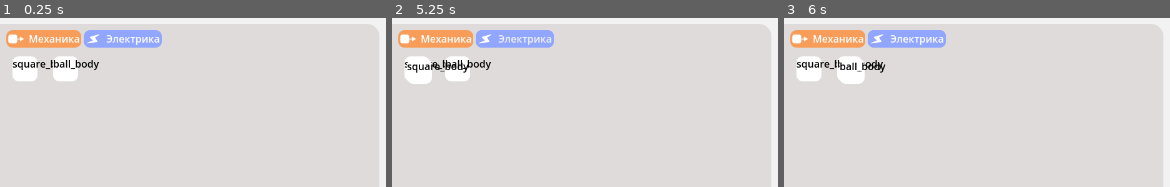
Above: before the commit, frames 1-3 (left to right).
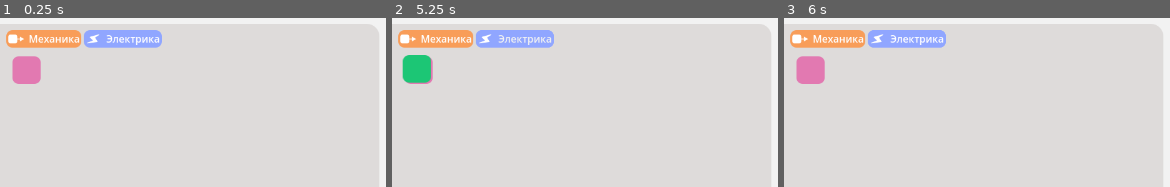
Above: after the commit, the same moments.

Repository: BendySonic/lampotory
Game: Godot game, scene res://resources/scenes/workspace/workspace.tscn
Two runs of this game, one before a commit and one after it. Both use one fixed random seed, a clock stepped at 60 frames per second and the inputs below. Before the commit the project starts from res://resources/scenes/workspace.tscn.
Inputs (mouse positions are in pixels of both pictures, inside the frame that each line leads up to):
- Up to frame 1 (0.25 s): no input
- Up to frame 2 (5.25 s): click "Механика" at 0.5 s; click "Электрика" at 1.25 s; click "Механика" at 2 s; click "Электрика" at 2.75 s; click "Механика" at 3.5 s; click "Электрика" at 4.25 s; tap Enter at 5 s; move the mouse to (415, 68) at 5.02 s; click (415, 68) at 5.17 s
- Up to frame 3 (6 s): tap Space at 5.75 s; move the mouse to (849, 68) at 5.77 s; click (849, 68) at 5.92 s

The runs differ from the first frame. In frame 1, 2.2% of the frame differs, in the area x 3-26%, y 22-40%; in frame 2, 2.4%; in frame 3, 2.5%, in the area x 3-27%, y 22-40%.

Commit message:
020823.load system update, better data, ready "drag and drop"

Diff:
--- a/project.godot
+++ b/project.godot
@@ -12,7 +12,7 @@
 
 config/name="Lampotory"
 config/tags=PackedStringArray("активный_проект", "программа")
-run/main_scene="res://resources/scenes/workspace.tscn"
+run/main_scene="res://resources/scenes/workspace/workspace.tscn"
 config/features=PackedStringArray("4.1", "GL Compatibility")
 config/icon="res://icon/icon.svg"
 
--- /dev/null
+++ b/resources/godot_resources/body_resources/square_body.tres
@@ -0,0 +1,10 @@
+[gd_resource type="Resource" script_class="body_resource" load_steps=3 format=3 uid="uid://w13rmkf2j04k"]
+
+[ext_resource type="Script" path="res://resources/scripts/workspace/body_resource.gd" id="1_hgwbk"]
+[ext_resource type="Texture2D" uid="uid://ei0ultrsnkum" path="res://resources/assets/workspace/icons/square_body.png" id="1_yfl50"]
+
+[resource]
+script = ExtResource("1_hgwbk")
+body_name = "square_body"
+body_widget_name = "Квадратное тело"
+body_icon = ExtResource("1_yfl50")
--- /dev/null
+++ b/resources/godot_resources/classes/body_resource.tres
@@ -0,0 +1,3 @@
+[gd_resource type="Resource" format=3 uid="uid://bmaqyxsoj2wf1"]
+
+[resource]
--- a/resources/scenes/bodies/square_body.tscn
+++ b/resources/scenes/bodies/square_body.tscn
@@ -10,11 +10,8 @@
 script = ExtResource("1_wsgl1")
 
 [node name="CollisionShape2D" type="CollisionShape2D" parent="."]
-position = Vector2(16, 16)
 shape = SubResource("RectangleShape2D_k8mij")
 
 [node name="Sprite2D" type="Sprite2D" parent="."]
 modulate = Color(0, 0.862745, 0.419608, 1)
-self_modulate = Color(1, 1, 1, 0.419608)
 texture = ExtResource("2_rhhvs")
-centered = false
--- a/resources/scenes/grid_widget.tscn
+++ /dev/null
@@ -1,42 +0,0 @@
-[gd_scene load_steps=3 format=3 uid="uid://b0b67lj6khtwh"]
-
-[ext_resource type="Script" path="res://resources/scripts/grid_widget.gd" id="1_rurtq"]
-
-[sub_resource type="StyleBoxFlat" id="StyleBoxFlat_mdgyf"]
-bg_color = Color(1, 1, 1, 1)
-corner_radius_top_left = 10
-corner_radius_top_right = 10
-corner_radius_bottom_right = 10
-corner_radius_bottom_left = 10
-
-[node name="GridWidget" type="Control"]
-custom_minimum_size = Vector2(40, 40)
-layout_mode = 3
-anchor_right = 0.031
-anchor_bottom = 0.056
-offset_right = 0.32
-offset_bottom = -0.32
-grow_horizontal = 2
-grow_vertical = 2
-mouse_filter = 1
-script = ExtResource("1_rurtq")
-
-[node name="Panel" type="Panel" parent="."]
-layout_mode = 1
-anchors_preset = -1
-offset_right = 40.0
-offset_bottom = 40.0
-mouse_filter = 1
-theme_override_styles/panel = SubResource("StyleBoxFlat_mdgyf")
-
-[node name="Label" type="Label" parent="."]
-layout_mode = 1
-anchors_preset = -1
-offset_right = 40.0
-offset_bottom = 23.0
-theme_override_colors/font_color = Color(0, 0, 0, 1)
-text = "j"
-
-[connection signal="gui_input" from="." to="." method="_on_gui_input"]
-[connection signal="mouse_entered" from="." to="." method="_on_mouse_entered"]
-[connection signal="mouse_exited" from="." to="." method="_on_mouse_exited"]
--- a/resources/scenes/workspace.tscn
+++ /dev/null
@@ -1,12 +0,0 @@
-[gd_scene load_steps=2 format=3 uid="uid://dv2j8pqgbo8gr"]
-
-[ext_resource type="Script" path="res://resources/scripts/workspace.gd" id="1_p7jqr"]
-
-[node name="Workspace" type="Node2D"]
-script = ExtResource("1_p7jqr")
-
-[node name="LayerUI" type="CanvasLayer" parent="."]
-layer = 2
-
-[node name="LayerChoose" type="CanvasLayer" parent="."]
-layer = 3
--- /dev/null
+++ b/resources/scenes/workspace/grid_widget.tscn
@@ -0,0 +1,24 @@
+[gd_scene load_steps=2 format=3 uid="uid://b0b67lj6khtwh"]
+
+[ext_resource type="Script" path="res://resources/scripts/workspace/grid_widget.gd" id="1_vquhp"]
+
+[node name="GridWidget" type="Control"]
+custom_minimum_size = Vector2(40, 40)
+layout_mode = 3
+anchor_right = 0.031
+anchor_bottom = 0.056
+offset_right = 0.32
+offset_bottom = -0.32
+grow_horizontal = 2
+grow_vertical = 2
+mouse_filter = 1
+script = ExtResource("1_vquhp")
+
+[node name="TextureRect" type="TextureRect" parent="."]
+modulate = Color(0.886275, 0.47451, 0.694118, 1)
+layout_mode = 0
+offset_right = 40.0
+offset_bottom = 40.0
+
+[connection signal="mouse_entered" from="." to="." method="_on_mouse_entered"]
+[connection signal="mouse_exited" from="." to="." method="_on_mouse_exited"]
--- a/resources/scenes/workspace_ui.tscn
+++ b/resources/scenes/workspace/ui.tscn
@@ -1,10 +1,10 @@
 [gd_scene load_steps=9 format=3 uid="uid://mwmuckip5lrn"]
 
-[ext_resource type="Script" path="res://resources/scripts/panel.gd" id="1_onun1"]
-[ext_resource type="StyleBox" uid="uid://x4vnr54ruy2t" path="res://resources/assets/godotStyles/tabButton.tres" id="2_3llkd"]
-[ext_resource type="Texture2D" uid="uid://dx67m1b8w6nte" path="res://resources/assets/iconMechanic.png" id="3_oxlco"]
-[ext_resource type="StyleBox" uid="uid://q587pv6rixdi" path="res://resources/assets/iconElectro.tres" id="4_xac67"]
-[ext_resource type="Texture2D" uid="uid://copq4rd5dvub3" path="res://resources/assets/iconElectro.png" id="5_i35ki"]
+[ext_resource type="Script" path="res://resources/scripts/workspace/panel.gd" id="1_y1ueg"]
+[ext_resource type="StyleBox" uid="uid://x4vnr54ruy2t" path="res://resources/assets/godot_styles/tabButton.tres" id="2_8xcr0"]
+[ext_resource type="Texture2D" uid="uid://dx67m1b8w6nte" path="res://resources/assets/workspace/ui/iconMechanic.png" id="3_p8cu8"]
+[ext_resource type="StyleBox" uid="uid://q587pv6rixdi" path="res://resources/assets/godot_styles/iconElectro.tres" id="4_dyl6j"]
+[ext_resource type="Texture2D" uid="uid://copq4rd5dvub3" path="res://resources/assets/workspace/ui/iconElectro.png" id="5_2nhdr"]
 
 [sub_resource type="StyleBoxFlat" id="StyleBoxFlat_xd1bj"]
 bg_color = Color(0.870588, 0.858824, 0.854902, 1)
@@ -57,7 +57,7 @@
 size_flags_horizontal = 3
 mouse_filter = 1
 theme_override_styles/panel = SubResource("StyleBoxFlat_xd1bj")
-script = ExtResource("1_onun1")
+script = ExtResource("1_y1ueg")
 
 [node name="Margin" type="MarginContainer" parent="VBox/HBox2/Panel"]
 layout_mode = 2
@@ -77,28 +77,28 @@
 layout_mode = 2
 size_flags_horizontal = 0
 theme_override_colors/font_color = Color(1, 1, 1, 1)
-theme_override_styles/normal = ExtResource("2_3llkd")
+theme_override_styles/normal = ExtResource("2_8xcr0")
 theme_override_styles/hover = SubResource("StyleBoxFlat_3npon")
-theme_override_styles/pressed = ExtResource("2_3llkd")
-theme_override_styles/disabled = ExtResource("2_3llkd")
-theme_override_styles/focus = ExtResource("2_3llkd")
+theme_override_styles/pressed = ExtResource("2_8xcr0")
+theme_override_styles/disabled = ExtResource("2_8xcr0")
+theme_override_styles/focus = ExtResource("2_8xcr0")
 toggle_mode = true
 text = "Механика"
-icon = ExtResource("3_oxlco")
+icon = ExtResource("3_p8cu8")
 
 [node name="ButtonElectro" type="Button" parent="VBox/HBox2/Panel/Margin/VBox/HBox"]
 custom_minimum_size = Vector2(125, 28)
 layout_mode = 2
 size_flags_horizontal = 0
 theme_override_colors/font_color = Color(1, 1, 1, 1)
-theme_override_styles/normal = ExtResource("4_xac67")
+theme_override_styles/normal = ExtResource("4_dyl6j")
 theme_override_styles/hover = SubResource("StyleBoxFlat_ebtwe")
-theme_override_styles/pressed = ExtResource("4_xac67")
-theme_override_styles/disabled = ExtResource("4_xac67")
-theme_override_styles/focus = ExtResource("4_xac67")
+theme_override_styles/pressed = ExtResource("4_dyl6j")
+theme_override_styles/disabled = ExtResource("4_dyl6j")
+theme_override_styles/focus = ExtResource("4_dyl6j")
 toggle_mode = true
 text = "Электрика"
-icon = ExtResource("5_i35ki")
+icon = ExtResource("5_2nhdr")
 
 [node name="Margin" type="MarginContainer" parent="VBox/HBox2/Panel/Margin/VBox"]
 layout_mode = 2
@@ -112,7 +112,7 @@
 mouse_filter = 2
 theme_override_constants/h_separation = 25
 theme_override_constants/v_separation = 25
-columns = 6
+columns = 3
 
 [node name="ContainerEmpty" type="Container" parent="VBox/HBox2"]
 layout_mode = 2
--- /dev/null
+++ b/resources/scenes/workspace/widget_cursor.tscn
@@ -0,0 +1,9 @@
+[gd_scene load_steps=2 format=3 uid="uid://dg7xv2agifp4f"]
+
+[ext_resource type="Script" path="res://resources/scripts/workspace/widget_cursor.gd" id="1_dvdh4"]
+
+[node name="WidgetCursor" type="Node2D"]
+script = ExtResource("1_dvdh4")
+
+[node name="Sprite2D" type="Sprite2D" parent="."]
+modulate = Color(0.109804, 0.776471, 0.458824, 1)
--- /dev/null
+++ b/resources/scenes/workspace/workspace.tscn
@@ -0,0 +1,14 @@
+[gd_scene load_steps=2 format=3 uid="uid://dv2j8pqgbo8gr"]
+
+[ext_resource type="Script" path="res://resources/scripts/workspace/workspace.gd" id="1_i833f"]
+
+[node name="Workspace" type="Node2D"]
+script = ExtResource("1_i833f")
+
+[node name="LayerUI" type="CanvasLayer" parent="."]
+layer = 2
+
+[node name="LayerSelected" type="CanvasLayer" parent="."]
+layer = 3
+
+[node name="LayerWorkspace" type="Node2D" parent="."]
--- a/resources/scripts/bodies/square_body.gd
+++ b/resources/scripts/bodies/square_body.gd
@@ -1,4 +1,4 @@
-class_name square extends CharacterBody2D
+class_name square_body extends CharacterBody2D
 
 func _ready():
 	pass
--- a/resources/scripts/workspace.gd
+++ /dev/null
@@ -1,72 +0,0 @@
-#################################
-#author:BendySonic
-#last_edited:BendySonic
-#################################
-#workspace.gd
-#script for laboratory workspace
-#################################
-class_name workspace extends Node2D
-
-const MECHANIC_BODY_PATH = ["square_body", "ball_body"]
-const GRID_PATH = "VBox/HBox2/Panel/Margin/VBox/Margin/Grid"
-const PANEL_PATH = "VBox/HBox2/Panel"
-
-var loads:Dictionary
-var ui:Node
-var grid:Node
-var panel:Node
-
-@onready var layer_ui:CanvasLayer = $LayerUI
-@onready var layer_choose:CanvasLayer = $LayerChoose
-
-#godot functions
-func _input(event):
-	if event is InputEventMouseButton:
-		#grid_widget click
-		for grid_widget in grid.get_children():
-			if grid_widget.is_mouse_inside() and event.is_pressed():
-				var widget_cursor = loads["grid_widget"].instantiate()
-				widget_cursor.construct(grid_widget.get_info())
-				widget_cursor.set_follow_mouse()
-				layer_choose.add_child(widget_cursor)
-
-		#widget_cursor release
-		if !event.is_pressed() and bool(layer_choose.get_child_count()):
-			var widget_cursor = layer_choose.get_child(0)
-			layer_choose.remove_child(widget_cursor)
-			widget_cursor.queue_free()
-
-
-
-
-
-func _ready():
-	load_resources()
-	load_scenes()
-
-
-func load_scenes():
-	#ui
-	ui = loads["ui"].instantiate()
-	layer_ui.add_child(ui)
-
-	#grid
-	grid = ui.get_node(GRID_PATH)
-
-	#panel
-	panel = ui.get_node(PANEL_PATH)
-
-	#grid_widgets
-	for widget_name in MECHANIC_BODY_PATH:
-		var widget = loads["grid_widget"].instantiate()
-		widget.construct(widget_name)
-		grid.add_child(widget)
-
-
-func load_resources():
-	loads = {
-		"ui": preload("res://resources/scenes/workspace_ui.tscn") ,
-		"grid_widget": preload("res://resources/scenes/grid_widget.tscn"),
-
-		"square_body": preload("res://resources/scenes/bodies/square_body.tscn"),
-	}
--- /dev/null
+++ b/resources/scripts/workspace/body_resource.gd
@@ -0,0 +1,16 @@
+## Resource for body (workspace)
+
+################################
+#author:BendySonic
+#last_edited:BendySonic
+#################################
+#body_resource.gd
+#script for "body_resource" Resource
+#################################
+class_name body_resource extends Resource
+
+
+#data
+@export var body_name:String
+@export var body_widget_name:String
+@export var body_icon:Resource
--- a/resources/scripts/file_manager.gd
+++ b/resources/scripts/workspace/file_manager.gd
@@ -5,16 +5,16 @@
 #file_manager.gd
 #script for file save/load
 #################################
-class_name file_manager extends Node
+class_name file_manager extends Object
 
 #public functions
-static func save_file(content:String, fileName:String):
-	var file = FileAccess.open("resources/saves/" + fileName, FileAccess.WRITE)
+static func save_file(content:String, file_name:String):
+	var file = FileAccess.open("resources/saves/" + file_name, FileAccess.WRITE)
 	file.store_string(content)
 	file.close()
 
-static func load_file(fileName:String) -> String:
-	var file = FileAccess.open("resources/saves/" + fileName, FileAccess.READ)
+static func load_file(file_name:String) -> String:
+	var file = FileAccess.open("resources/saves/" + file_name, FileAccess.READ)
 	var content = file.get_as_text()
 	file.close()
 	return content
--- a/resources/scripts/grid_widget.gd
+++ b/resources/scripts/workspace/grid_widget.gd
@@ -7,41 +7,33 @@
 #################################
 class_name grid_widget extends Control
 
+
 #private variables
 var object_name:String
+var object_icon:Resource
 
 var mouse_inside:bool = false
-var event_type:InputEventMouse
-var follow_mouse:bool = false
 
 
 #private functions
-func _process(delta):
-	if follow_mouse:
-		global_position = get_global_mouse_position() - Vector2(16, 16)
-
-func _on_gui_input(event):
-	event_type = event
-
 func _on_mouse_entered():
 	mouse_inside = true
 
 func _on_mouse_exited():
 	mouse_inside = false
 
-func set_label(argName:String):
-	$Label.text = argName
+func set_icon(body_icon:Resource):
+	$TextureRect.texture = body_icon
+
 
 #public functions
-func construct(argName:String):
-	object_name = argName
-	set_label(argName)
+func construct(res:body_resource):
+	object_name = res.body_name
+	object_icon = res.body_icon
+	set_icon(res.body_icon)
 
-func is_mouse_inside():
+func is_mouse_inside() -> bool:
 	return mouse_inside
 
-func get_info():
+func get_widget_name() -> String:
 	return object_name
-
-func set_follow_mouse():
-	follow_mouse = true
--- a/resources/scripts/panel.gd
+++ b/resources/scripts/workspace/panel.gd
@@ -18,5 +18,5 @@
 	mouse_inside = false
 
 #public functions
-func is_mouse_inside():
+func is_mouse_inside() -> bool:
 	return mouse_inside
--- /dev/null
+++ b/resources/scripts/workspace/widget_cursor.gd
@@ -0,0 +1,25 @@
+#################################
+#author:BendySonic
+#last_edited:BendySonic
+#################################
+#widget_cursor.gd
+#script for lighter object while hold grid_widget
+#################################
+class_name widget_cursor extends Node2D
+
+
+#private variables
+var follow_mouse:bool = false
+
+
+#private functions
+func _process(delta):
+	position = get_global_mouse_position()
+
+func set_icon(body_icon:Resource):
+	$Sprite2D.texture = body_icon
+
+
+#public functions
+func construct(res:body_resource):
+	set_icon(res.body_icon)
--- /dev/null
+++ b/resources/scripts/workspace/workspace.gd
@@ -0,0 +1,91 @@
+#################################
+#author:BendySonic
+#last_edited:BendySonic
+#################################
+#workspace.gd
+#script for laboratory workspace
+#################################
+class_name workspace extends Node2D
+
+#private variables
+const SCENES_PATH = "res://resources/scenes/workspace/"
+const RESOURCES_PATH = "res://resources/godot_resources/body_resources/"
+const BODIES_PATH = "res://resources/scenes/bodies/"
+
+const SCENES = ["ui", "grid_widget", "widget_cursor"]
+const BODIES = ["square_body"]
+
+const GRID_PATH = "VBox/HBox2/Panel/Margin/VBox/Margin/Grid"
+const PANEL_PATH = "VBox/HBox2/Panel"
+
+var scenes:Dictionary
+var resources:Dictionary
+var bodies:Dictionary
+var choosen_res:body_resource
+
+var ui:Node
+var grid:Node
+var panel:Node
+
+@onready var layer_ui:CanvasLayer = $LayerUI
+@onready var layer_selected:CanvasLayer = $LayerSelected
+@onready var layer_workspace:Node2D = $LayerWorkspace
+
+#private functions
+func _input(event):
+	if event is InputEventMouseButton:
+		#grid_widget click
+		for grid_widget in grid.get_children():
+			if grid_widget.is_mouse_inside() and event.is_pressed():
+				choosen_res = resources[grid_widget.get_widget_name()]
+
+				var widget_cursor = scenes["widget_cursor"].instantiate()
+				widget_cursor.construct(choosen_res)
+				layer_selected.add_child(widget_cursor)
+
+		#widget_cursor release / create body
+		if not event.is_pressed() and bool(layer_selected.get_child_count()):
+			var body = bodies["square_body"].instantiate()
+			body.position = get_global_mouse_position()
+			layer_workspace.add_child(body)
+			var widget_cursor = layer_selected.get_child(0)
+			layer_selected.remove_child(widget_cursor)
+			widget_cursor.queue_free()
+
+
+
+func _ready():
+	load_scenes()
+	load_body_resources()
+	load_body_scene()
+	set_scenes()
+
+
+func set_scenes():
+	#ui
+	ui = scenes["ui"].instantiate()
+	layer_ui.add_child(ui)
+
+	#grid and panel
+	grid = ui.get_node(GRID_PATH)
+	panel = ui.get_node(PANEL_PATH)
+
+	#grid_widgets
+	for widget_name in BODIES:
+		var widget = scenes["grid_widget"].instantiate()
+		widget.construct(resources[widget_name])
+		grid.add_child(widget)
+
+
+func load_scenes():
+	for scene_name in SCENES:
+		scenes[scene_name] = load(SCENES_PATH + scene_name + ".tscn")
+
+
+func load_body_resources():
+	for body_name in BODIES:
+		resources[body_name] = load(RESOURCES_PATH + body_name + ".tres")
+
+func load_body_scene():
+	for body_name in BODIES:
+		bodies[body_name] = load(BODIES_PATH + body_name + ".tscn")
Renamed: resources/assets/iconElectro.tres -> resources/assets/godot_styles/iconElectro.tres
Renamed: resources/assets/godotStyles/tabButton.tres -> resources/assets/godot_styles/tabButton.tres
Renamed: resources/assets/godotStyles/tabStyle_1.tres -> resources/assets/godot_styles/tabStyle_1.tres
Not shown, removed: resources/assets/iconElectro.png.import
Binary file removed: resources/assets/panel.png
Renamed: resources/assets/square-sm.png -> resources/assets/workspace/icons/square_body.png
Not shown, changed: resources/assets/workspace/icons/square_body.png.import
Renamed: resources/assets/iconElectro.png -> resources/assets/workspace/ui/iconElectro.png
Not shown, changed: resources/assets/workspace/ui/iconElectro.png.import
Renamed: resources/assets/iconMechanic.png -> resources/assets/workspace/ui/iconMechanic.png
Not shown, changed: resources/assets/workspace/ui/iconMechanic.png.import
Renamed: resources/assets/play.png -> resources/assets/workspace/ui/play.png
(and 4 more such lines)
